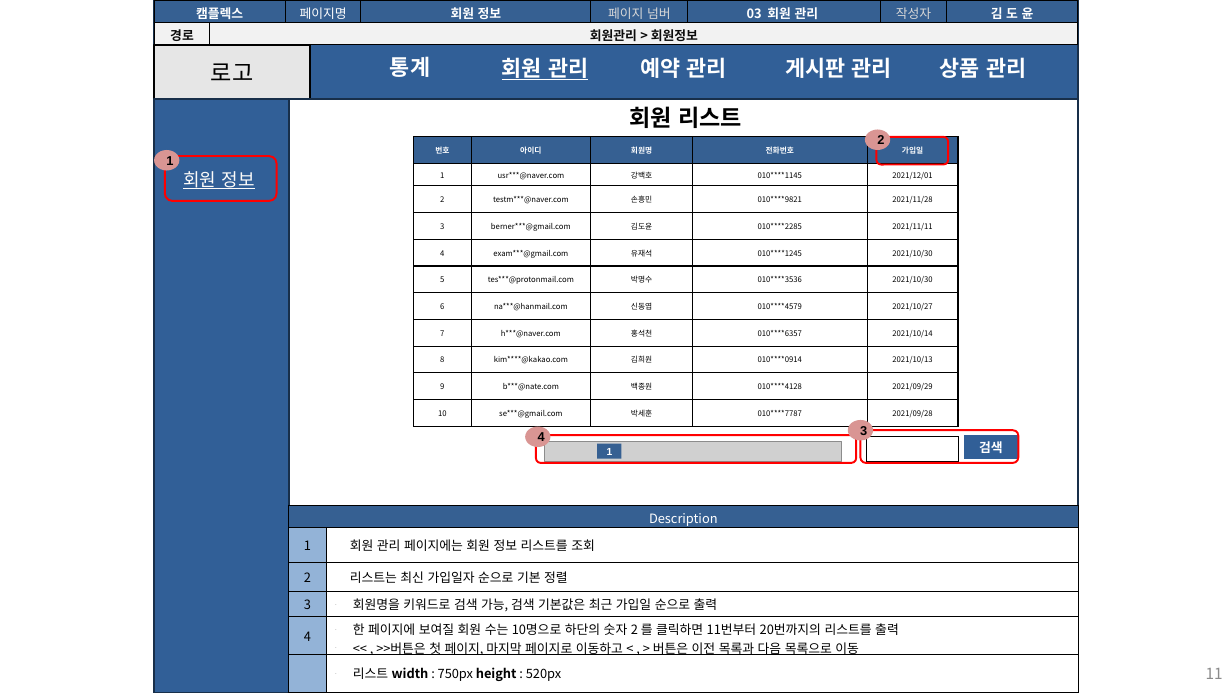
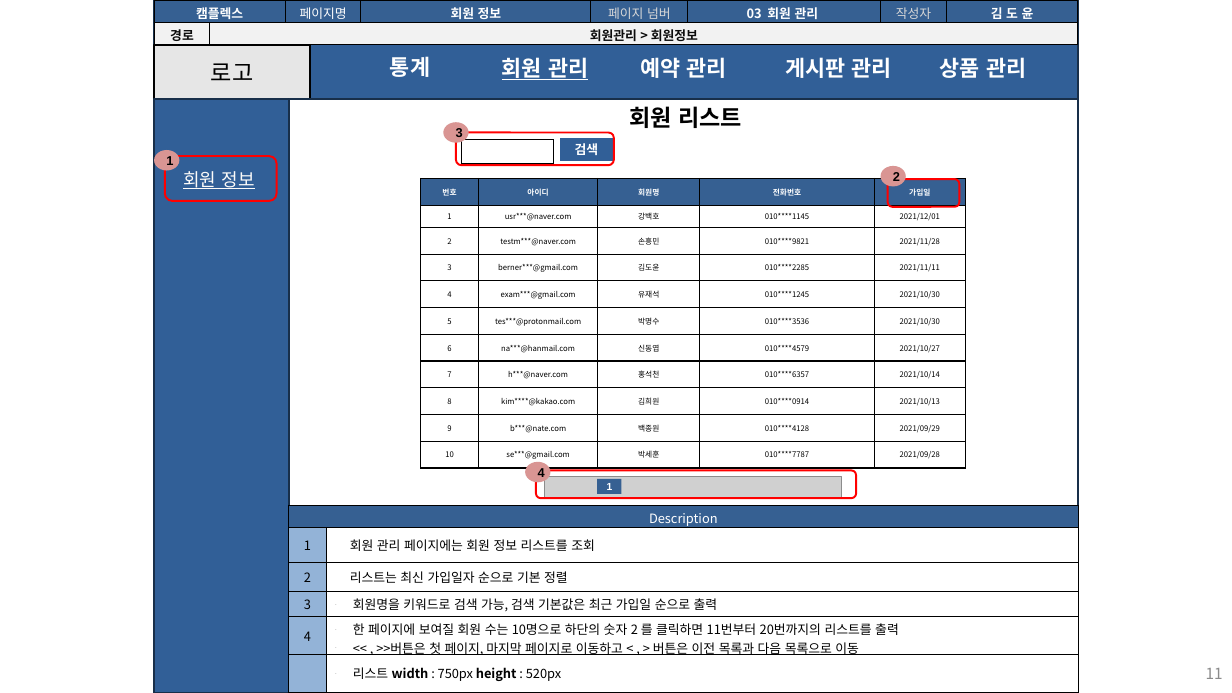
Before and after one commit to seoulsudal/CamFlexProject, a slide deck: slide 11 of 프로젝트 산출물/9. 스토리보드/캠플렉스 관리자_스토리보드.pptx. Drawn at 1232x693 pixels with LibreOffice and Linux fonts; fonts in the diff are those of the drawing; grey boxes stand for pictures. Boxes give left, top, right and bottom in pixels: in the first picture for what was removed or moved away, otherwise in the second. Text is boxed around its words. In the diff, an @@ line names an element or a change of style, - is before the commit and + after.

```diff
--- a/프로젝트 산출물/9. 스토리보드/캠플렉스 관리자_스토리보드.pptx
+++ b/프로젝트 산출물/9. 스토리보드/캠플렉스 관리자_스토리보드.pptx
@@ 2 rectangles, 1 ellipse, 1 rounded rectangle: place and size @@
-2 rectangles, 1 ellipse, 1 rounded rectangle at (848,421,1019,463)
+2 rectangles, 1 ellipse, 1 rounded rectangle at (444,122,614,165)
@@ table: place and size @@
-table at (414,137,958,426)
+table at (421,178,964,468)
@@ ellipse "2": place and size @@
-ellipse "2" at (865,129,890,150)
+ellipse "2" at (881,166,906,187)
@@ rounded rectangle: place and size @@
-rounded rectangle at (877,137,949,165)
+rounded rectangle at (888,179,960,207)
@@ 1 picture, 1 rectangle, 1 ellipse, 1 rounded rectangle: place and size @@
-1 picture, 1 rectangle, 1 ellipse, 1 rounded rectangle at (525,427,856,463)
+1 picture, 1 rectangle, 1 ellipse, 1 rounded rectangle at (525,462,856,498)
```
Also in this commit, not shown: 3 other slides changed, 49 other files.
